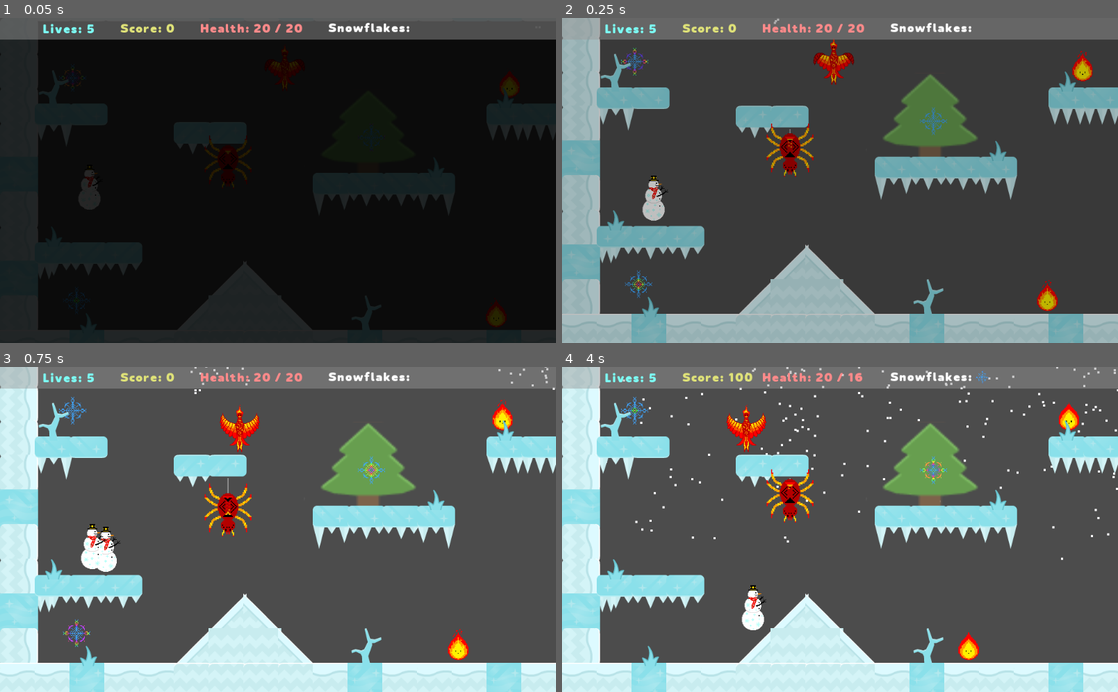
Above: before the commit, frames 1-4 (two rows, left to right).
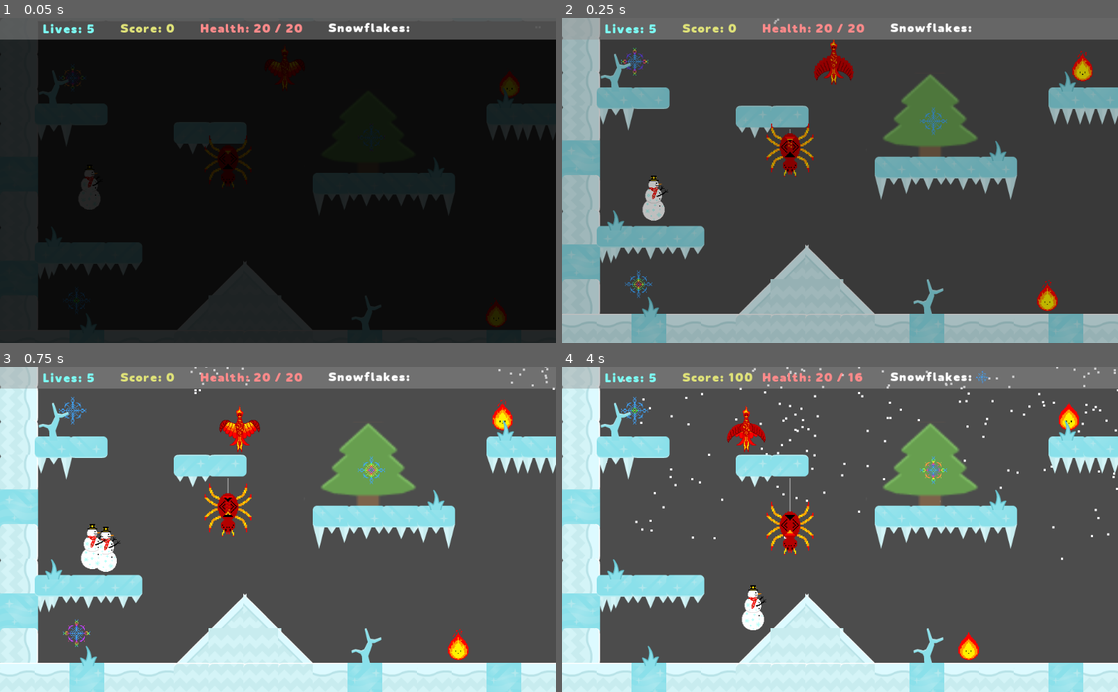
Above: after the commit, the same moments.

Repository: afunk123/04-2D-Platformer
Game: Godot game, scene res://Levels/Level1.tscn
Same seed, same stepped clock (60 frames per second), same inputs: the game is played once before the commit and once after it.
Inputs:
- Up to frame 1 (0.05 s): no input
- Up to frame 2 (0.25 s): no input
- Up to frame 3 (0.75 s): hold D (right) from 0.53 s (still down); tap Space (attack) at 0.6 s
- Up to frame 4 (4 s): tap W (jump) at 0.77, 1.52, 3.02, 3.77 s; tap Space (attack) every 0.75 s from 1.35 to 3.6 s; release D (right) at 2.03 s; hold A (left) 2.03-2.78 s; hold D (right) from 2.78 s (still down)

Frame 1 is identical in both runs. In frame 2, 0.3% of the frame differs, in the area x 45-53%, y 6-20%; in frame 3, 0.1%; in frame 4, 1.3%, in the area x 29-46%, y 11-58%.

Commit message:
The best I can do

Diff:
--- a/Godot-Project-Template-main/Enemies/Pheonix.tscn
+++ b/Godot-Project-Template-main/Enemies/Pheonix.tscn
@@ -348,7 +348,7 @@
 position = Vector2( 557, 83 )
 frames = SubResource( 146 )
 animation = "Flying"
-frame = 11
+frame = 13
 playing = true
 
 [node name="CollisionShape2D" type="CollisionShape2D" parent="."]
--- a/Godot-Project-Template-main/Enemies/Spider.gd
+++ b/Godot-Project-Template-main/Enemies/Spider.gd
@@ -14,7 +14,7 @@
 
 func _physics_process(_delta):
 	if player == null:
-		player = get_node_or_null("/root/Game/Player_Container/Player")
+		player = get_node("/root/Game/Player_Container/Player")
 	else:
 		ray.cast_to = ray.to_local(player.global_position)
 		var c = ray.get_collider()
@@ -25,13 +25,12 @@
 				move_and_slide(velocity, Vector2(0,0))
 		$AnimatedSprite.play("Moving")
 
-func _on_Sight_body_entered(body):
+func _on_Area2D_body_entered(body):
 	if body.name == "Player":
 		$AnimatedSprite.play("Attacking")
-
-func _on_Area2D_body_entered(body):
-	if body.name == "Player":
 		body.do_damage(damage)
+	if body.name == null:
+		$AnimatedSprite.play("Moving")
 
 func die():
 	if health <= 0:
--- a/Godot-Project-Template-main/Enemies/Spider.tscn
+++ b/Godot-Project-Template-main/Enemies/Spider.tscn
@@ -420,7 +420,7 @@
 [sub_resource type="SpriteFrames" id=104]
 animations = [ {
 "frames": [ SubResource( 1 ), SubResource( 2 ), SubResource( 3 ), SubResource( 4 ), SubResource( 5 ), SubResource( 6 ), …(740 unchanged characters)…
-"loop": true,
+"loop": false,
 "name": "Attacking",
 "speed": 35.0
 }, {
@@ -448,10 +448,6 @@
 radius = 54.0
 height = 88.0
 
-[sub_resource type="CapsuleShape2D" id=107]
-radius = 68.0
-height = 124.0
-
 [node name="Spider" type="KinematicBody2D"]
 script = ExtResource( 4 )
 
@@ -473,12 +469,5 @@
 position = Vector2( -2, -18 )
 shape = SubResource( 106 )
 
-[node name="Sight" type="Area2D" parent="."]
-
-[node name="CollisionShape2D" type="CollisionShape2D" parent="Sight"]
-position = Vector2( -2, 14 )
-shape = SubResource( 107 )
-
 [connection signal="animation_finished" from="AnimatedSprite" to="." method="_on_AnimatedSprite_animation_finished"]
 [connection signal="body_entered" from="Area2D" to="." method="_on_Area2D_body_entered"]
-[connection signal="body_entered" from="Sight" to="." method="_on_Sight_body_entered"]
--- a/Godot-Project-Template-main/Levels/Level1.tscn
+++ b/Godot-Project-Template-main/Levels/Level1.tscn
@@ -1100,7 +1100,7 @@
 position = Vector2( 1, 0 )
 scale = Vector2( 1.5, 1.5 )
 frames = SubResource( 65 )
-frame = 10
+frame = 3
 playing = true
 
 [node name="CollisionPolygon2D" type="CollisionPolygon2D" parent="Portal_to_2"]
--- a/Godot-Project-Template-main/Player/Attack.tscn
+++ b/Godot-Project-Template-main/Player/Attack.tscn
@@ -318,7 +318,7 @@
 [node name="AnimatedSprite" type="AnimatedSprite" parent="."]
 frames = SubResource( 73 )
 animation = "Attacking"
-frame = 64
+frame = 37
 playing = true
 
 [node name="CollisionShape2D" type="CollisionShape2D" parent="."]
Not shown: 1 places in Godot-Project-Template-main/Enemies/Spider.tscn that only renumber resources
